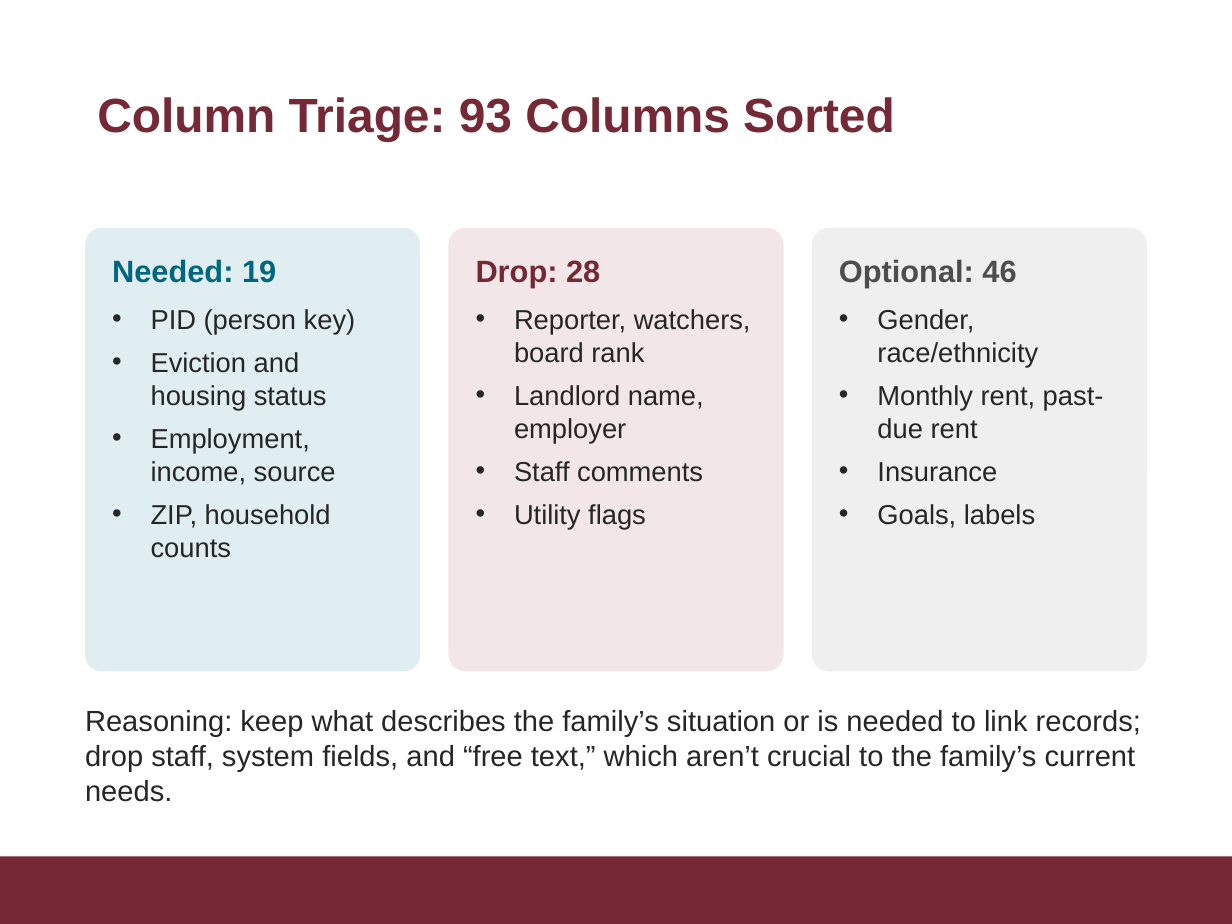
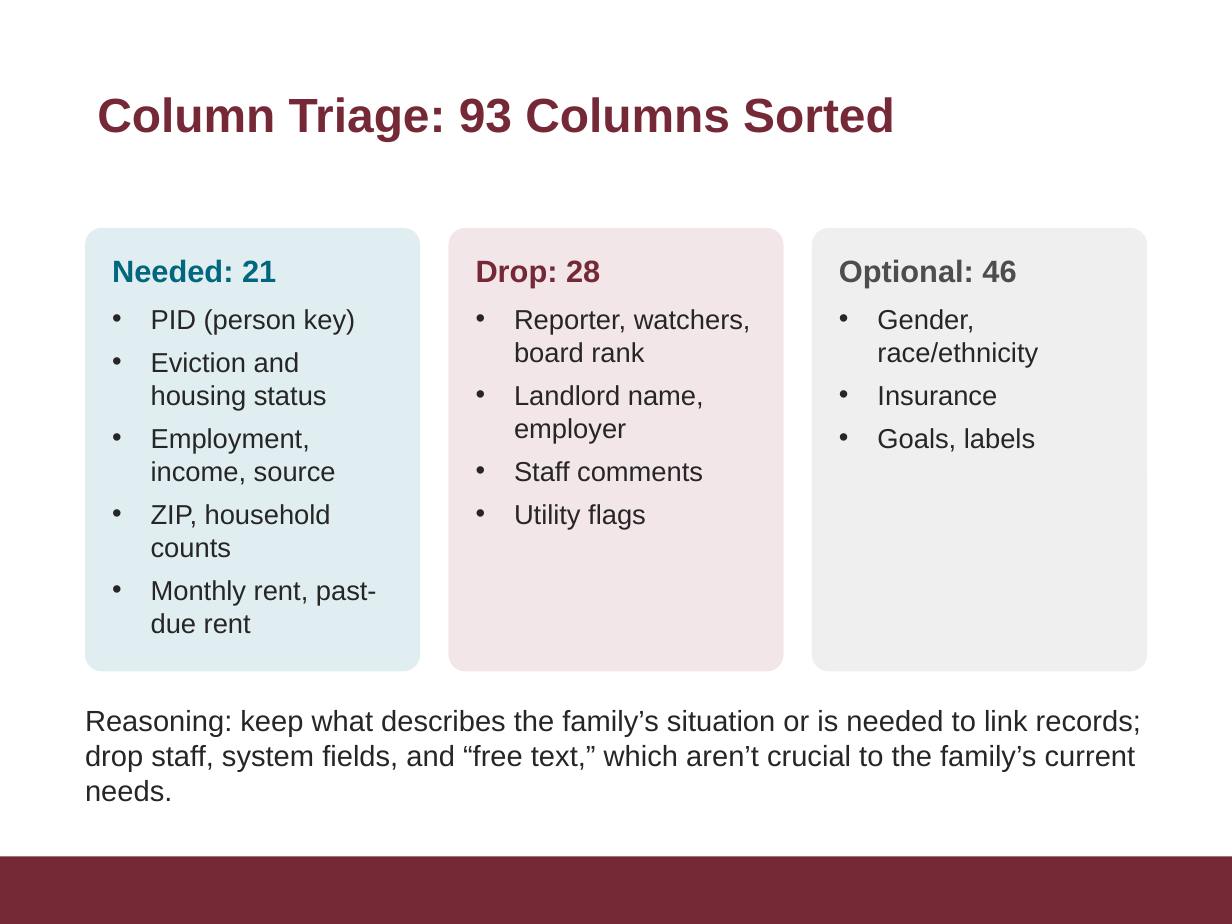
Before and after one commit to nmadden2027/SLCM_Project, a slide deck: slide 4 of Group Project /SLCM_Part1_Presentation.pptx. Drawn at 1232x924 pixels with LibreOffice and Linux fonts; fonts in the diff are those of the drawing; background and template pictures are left out. Boxes give left, top, right and bottom in pixels: in the first picture for what was removed or moved away, otherwise in the second. Text is boxed around its words. In the diff, an @@ line names an element or a change of style, - is before the commit and + after.

```diff
--- a/Group Project /SLCM_Part1_Presentation.pptx
+++ b/Group Project /SLCM_Part1_Presentation.pptx
@@ text in rounded rectangle at (112, 259, 276, 283): text changed @@
-Needed: 19
+Needed: 21
@@ text in rounded rectangle at (877, 385, 1104, 439): paragraph removed @@
-• Monthly rent, past-due rent
@@ text in rounded rectangle at (151, 580, 377, 634): paragraph added @@
+• Monthly rent, past-due rent
```
Also in this commit, not shown: 1 other slide changed.
